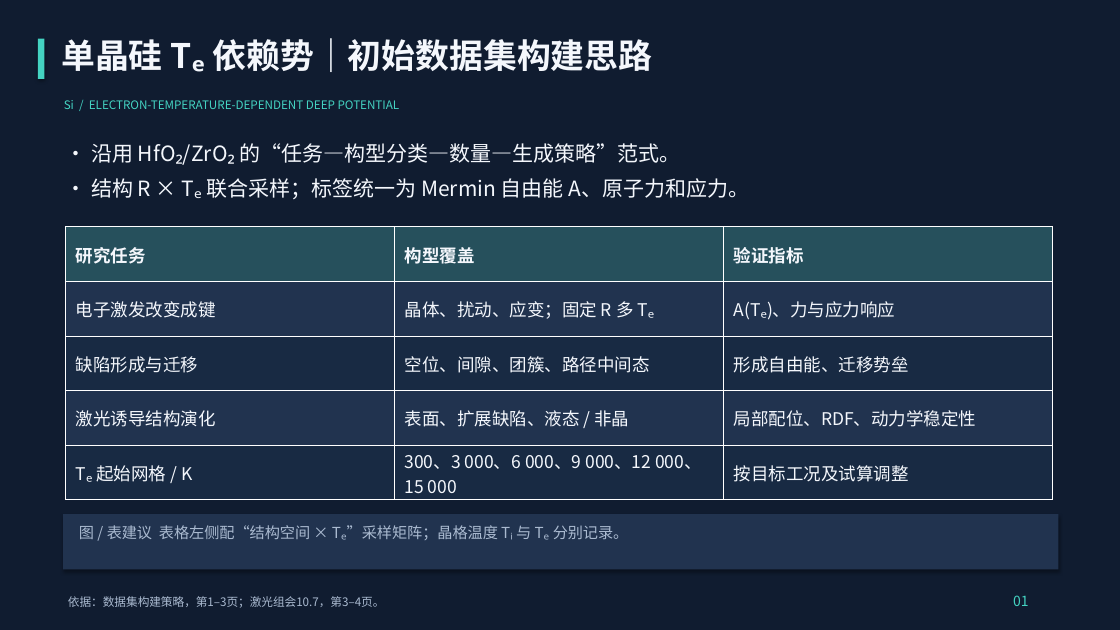
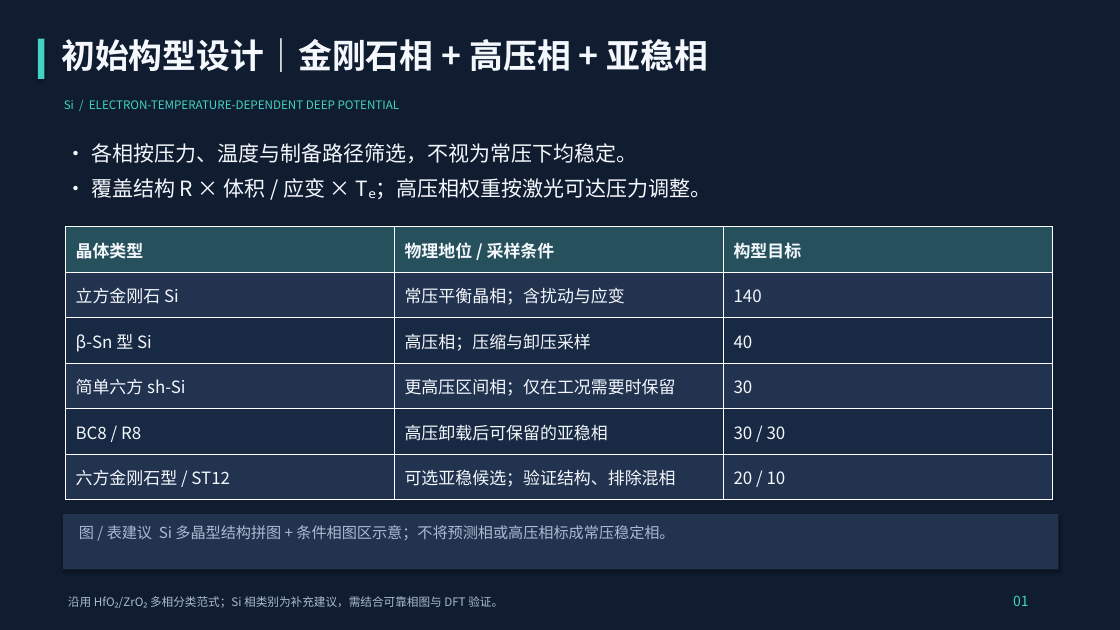
Before and after one commit to Sonnyn207/initial-dataset-configuration, a slide deck: slide 1 of deliverables/Si_Te_Initial_Dataset_5slides.pptx. Drawn at 1120x630 pixels with LibreOffice and Linux fonts; fonts in the diff are those of the drawing. Boxes give left, top, right and bottom in pixels: in the first picture for what was removed or moved away, otherwise in the second. Text is boxed around its words. In the diff, an @@ line names an element or a change of style, - is before the commit and + after.

```diff
--- a/deliverables/Si_Te_Initial_Dataset_5slides.pptx
+++ b/deliverables/Si_Te_Initial_Dataset_5slides.pptx
@@ text at (61,38,707,72): text changed @@
-单晶硅 Tₑ 依赖势｜初始数据集构建思路
+初始构型设计｜金刚石相 + 高压相 + 亚稳相
@@ text at (91,143,712,199): text changed @@
-• 沿用 HfO₂/ZrO₂ 的“任务—构型分类—数量—生成策略”范式。
-• 结构 R × Tₑ 联合采样；标签统一为 Mermin 自由能 A、原子力和应力。
+• 各相按压力、温度与制备路径筛选，不视为常压下均稳定。
+• 覆盖结构 R × 体积 / 应变 × Tₑ；高压相权重按激光可达压力调整。
@@ table at (66,227,1054,500) @@
-row 1: 研究任务 | 构型覆盖 | 验证指标
-row 2: 电子激发改变成键 | 晶体、扰动、应变；固定 R 多 Tₑ | A(Tₑ)、力与应力响应
-row 3: 缺陷形成与迁移 | 空位、间隙、团簇、路径中间态 | 形成自由能、迁移势垒
-row 4: 激光诱导结构演化 | 表面、扩展缺陷、液态 / 非晶 | 局部配位、RDF、动力学稳定性
-row 5: Tₑ 起始网格 / K | 300、3 000、6 000、9 000、12 000、15 000 | 按目标工况及试算调整
+row 1: 晶体类型 | 物理地位 / 采样条件 | 构型目标
+row 2: 立方金刚石 Si | 常压平衡晶相；含扰动与应变 | 140
+row 3: β-Sn 型 Si | 高压相；压缩与卸压采样 | 40
+row 4: 简单六方 sh-Si | 更高压区间相；仅在工况需要时保留 | 30
+row 5: BC8 / R8 | 高压卸载后可保留的亚稳相 | 30 / 30
+row 6: 六方金刚石型 / ST12 | 可选亚稳候选；验证结构、排除混相 | 20 / 10
@@ text at (79,525,674,540): text changed @@
-图 / 表建议 表格左侧配“结构空间 × Tₑ”采样矩阵；晶格温度 Tᵢ 与 Tₑ 分别记录。
+图 / 表建议 Si 多晶型结构拼图 + 条件相图区示意；不将预测相或高压相标成常压稳定相。
@@ text at (68,596,503,608): text changed @@
-依据：数据集构建策略，第1–3页；激光组会10.7，第3–4页。
+沿用 HfO₂/ZrO₂ 多相分类范式；Si 相类别为补充建议，需结合可靠相图与 DFT 验证。
```
Also in this commit, not shown: 4 other slides changed, 1 other file.
